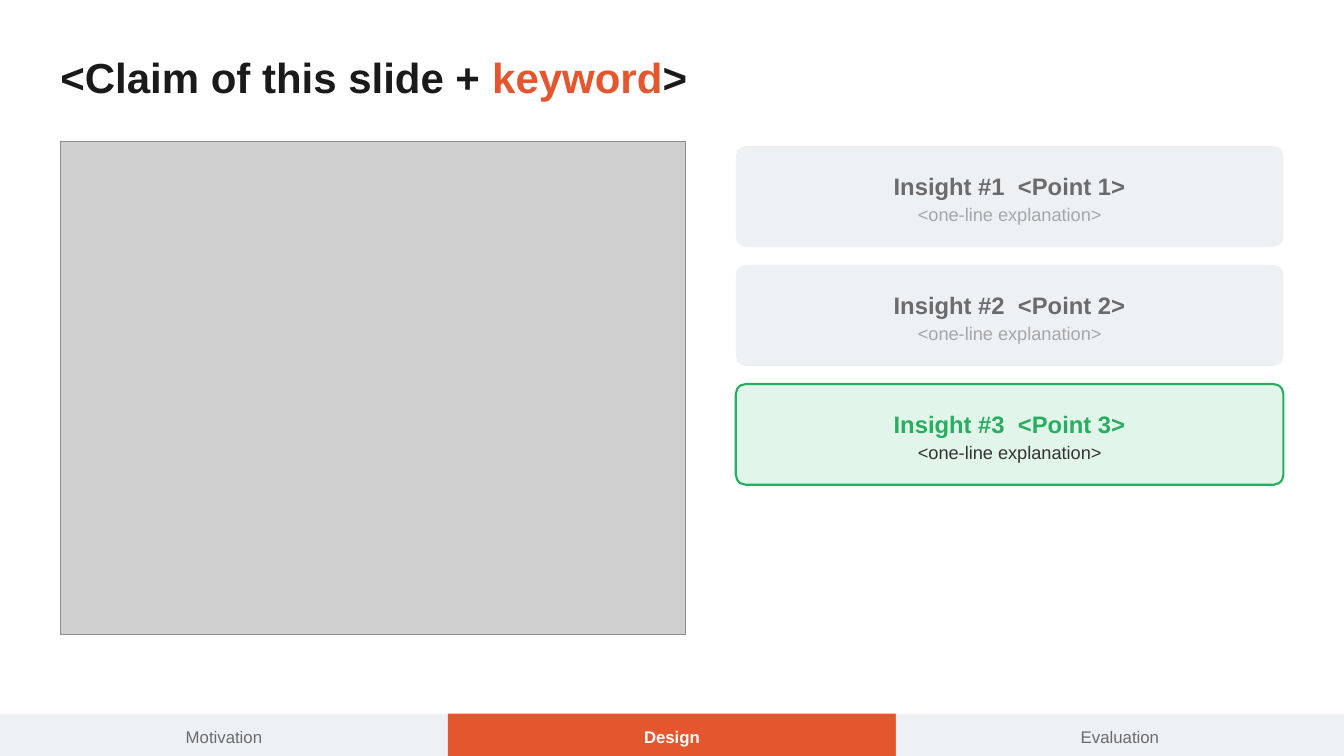
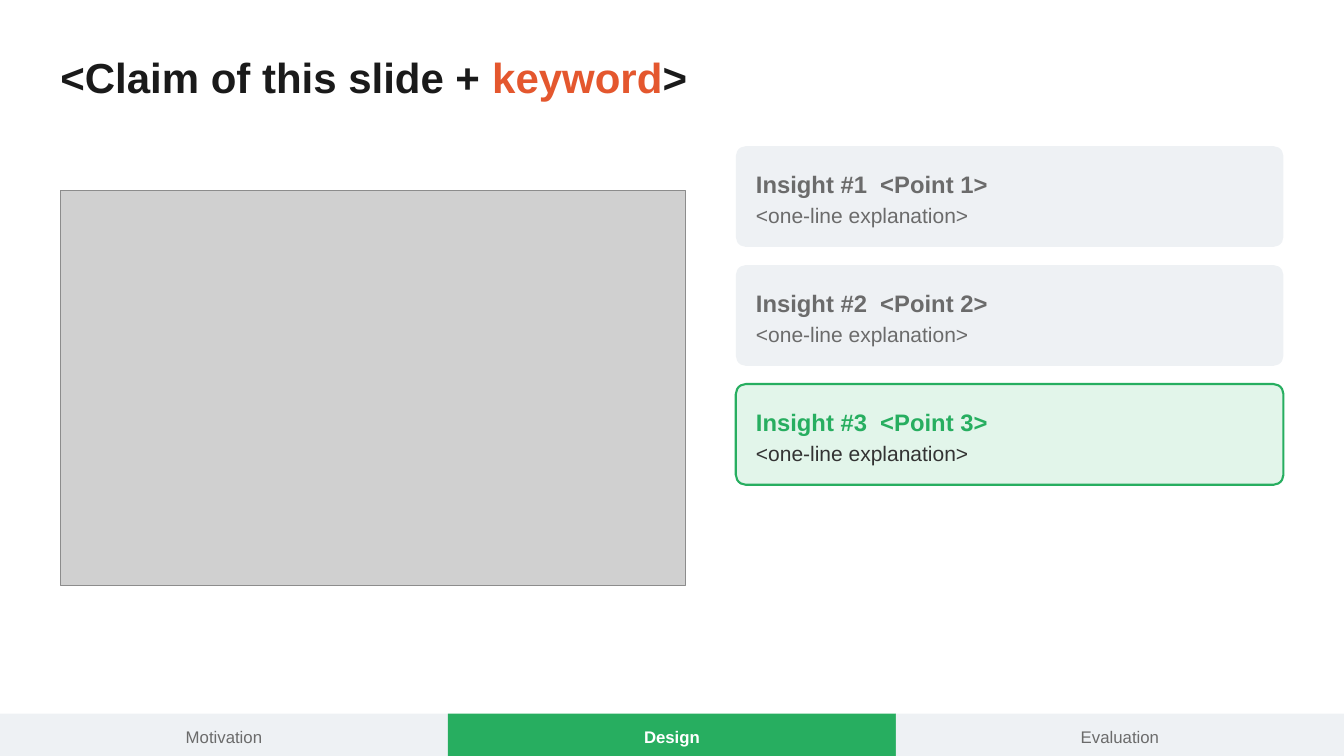
Before and after one commit to smallSheep123/paper-skills, a slide deck: slide 3 of paper-ppt/styles/systems-talk/template.pptx. Drawn at 1344x756 pixels with LibreOffice and Linux fonts; fonts in the diff are those of the drawing; grey boxes stand for pictures. Boxes give left, top, right and bottom in pixels: in the first picture for what was removed or moved away, otherwise in the second. Text is boxed around its words. In the diff, an @@ line names an element or a change of style, - is before the commit and + after.

```diff
--- a/paper-ppt/styles/systems-talk/template.pptx
+++ b/paper-ppt/styles/systems-talk/template.pptx
@@ text "Insight #1 <Point 1>" at [756,176,987,227]: size 13 to 15 pt, text colour #A6A6A6 to #6B6B6B in "<one-line explanation>"; alignment centre to left @@
@@ picture: place and size @@
-picture at [60,141,686,635]
+picture at [60,191,686,586]
@@ text "Insight #2 <Point 2>" at [756,295,987,346]: size 13 to 15 pt, text colour #A6A6A6 to #6B6B6B in "<one-line explanation>"; alignment centre to left @@
@@ text "Insight #3 <Point 3>" at [756,413,987,465]: size 13 to 15 pt in "<one-line explanation>"; alignment centre to left @@
@@ rectangle at [448,714,895,756]: fill #E4572E to #27AE60 @@
```
Also in this commit, not shown: 5 other slides changed, 34 other files.
